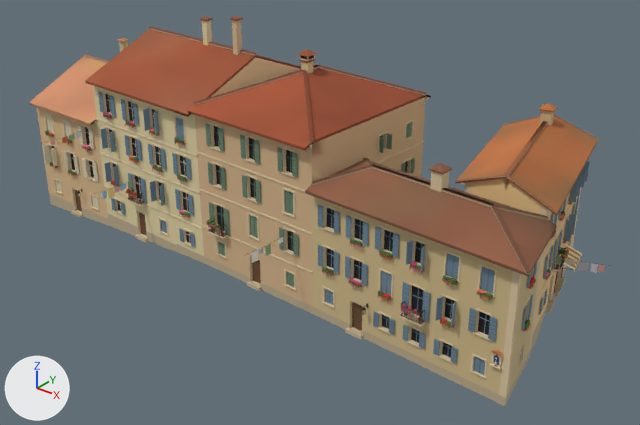
What one commit did to the glTF model games/yorimichi/assets/belmonte/meshes/SM_BM_BT_blk_03.glb.
Rendered twice from a 50 mm lens placed at (45.2, -53.1, 36.8), pointed at (4.2, -1.8, 5.0). Every picture has the same lights, and +X, +Y and +Z are marked at lower left. The older version comes first. Vertices at exactly the same position are counted once.

The scene before the commit, as lines of its bpy script (objects in view):
```python
me_sm_bt_blk_03 = bpy.data.meshes.new('SM_BT_blk_03')
me_sm_bt_blk_03.from_pydata(...)  # 20200 vertices, 22345 faces; spans x -25.8..28.0, y -13.5..10.2, z -1.5..19.7
me_sm_bt_blk_03.materials.append(mat_bm_000_m_stone_002)
me_sm_bt_blk_03.materials.append(mat_bm_001_m_ashlar_002)
me_sm_bt_blk_03.materials.append(mat_bm_002_m_plaster_002)
me_sm_bt_blk_03.materials.append(mat_bm_003_m_roof_002)
me_sm_bt_blk_03.materials.append(mat_bm_004_m_wood_002)
me_sm_bt_blk_03.materials.append(mat_bm_005_m_plaster_rough)
me_sm_bt_blk_03.materials.append(mat_bm_006_m_rubble)
me_sm_bt_blk_03.materials.append(mat_bm_007_m_iron)
me_sm_bt_blk_03.materials.append(mat_bm_008_m_vcol)
me_sm_bt_blk_03.materials.append(mat_bm_009_m_glass_dark)
me_sm_bt_blk_03.materials.append(mat_bm_010_m_window_lit)
ob_sm_bm_bt_blk_03 = bpy.data.objects.new('SM_BM_BT_blk_03', me_sm_bt_blk_03)
ob_sm_bm_bt_blk_03.location = (0.0, 0.0, 0.0)
```
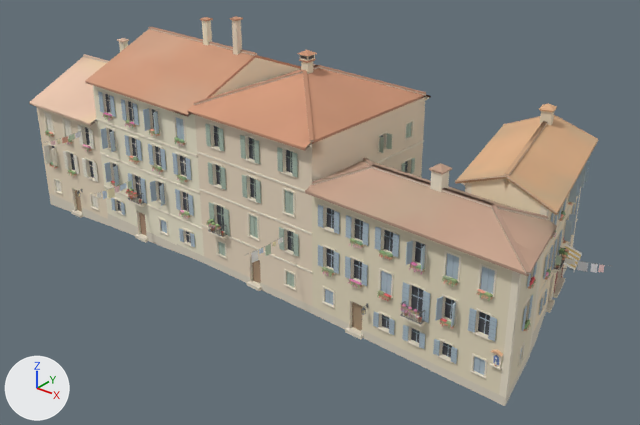
Edits to the scene script, one JSON object a line:
```json
{"block": "me_sm_bt_blk_03", "where": "me_sm_bt_blk_03.from_pydata(...)  # 20200 vertices, 22345 faces; spans x -25.8..28.0, y -13.5..10.2, z -1.5..19.7"}
{"block": "me_sm_bt_blk_03", "where": "# used by ob_sm_bm_bt_blk_03; location = (0.0, 0.0, 0.0)"}
{"block": "me_sm_bt_blk_03", "change": "me_sm_bt_blk_03 part 1: 11243 faces centred in x -25.7..27.0, y -12.5..9.9, z -1.4..18.8 are repainted in the vertex colours; the middle colour goes from beige #dec9a3 to pale yellow #f0e6d1"}
{"block": "me_sm_bt_blk_03", "change": "me_sm_bt_blk_03 part 2: 11102 faces centred in x -25.4..28.0, y -13.5..10.1, z -0.8..19.7 are repainted in the vertex colours; the middle colour goes from brown #87736c to light grey #c0b3ae"}
```

Boxes [x1, y1, x2, y2] around the edits, measured in the pictures (640 x 425 px):
```json
{"part": 1, "of": "me_sm_bt_blk_03", "change": "recoloured", "before": [43, 20, 592, 398], "after": [43, 20, 592, 398]}
{"part": 2, "of": "me_sm_bt_blk_03", "change": "recoloured", "before": [29, 16, 605, 406], "after": [29, 16, 605, 406], "on screen": "lighter"}
```
